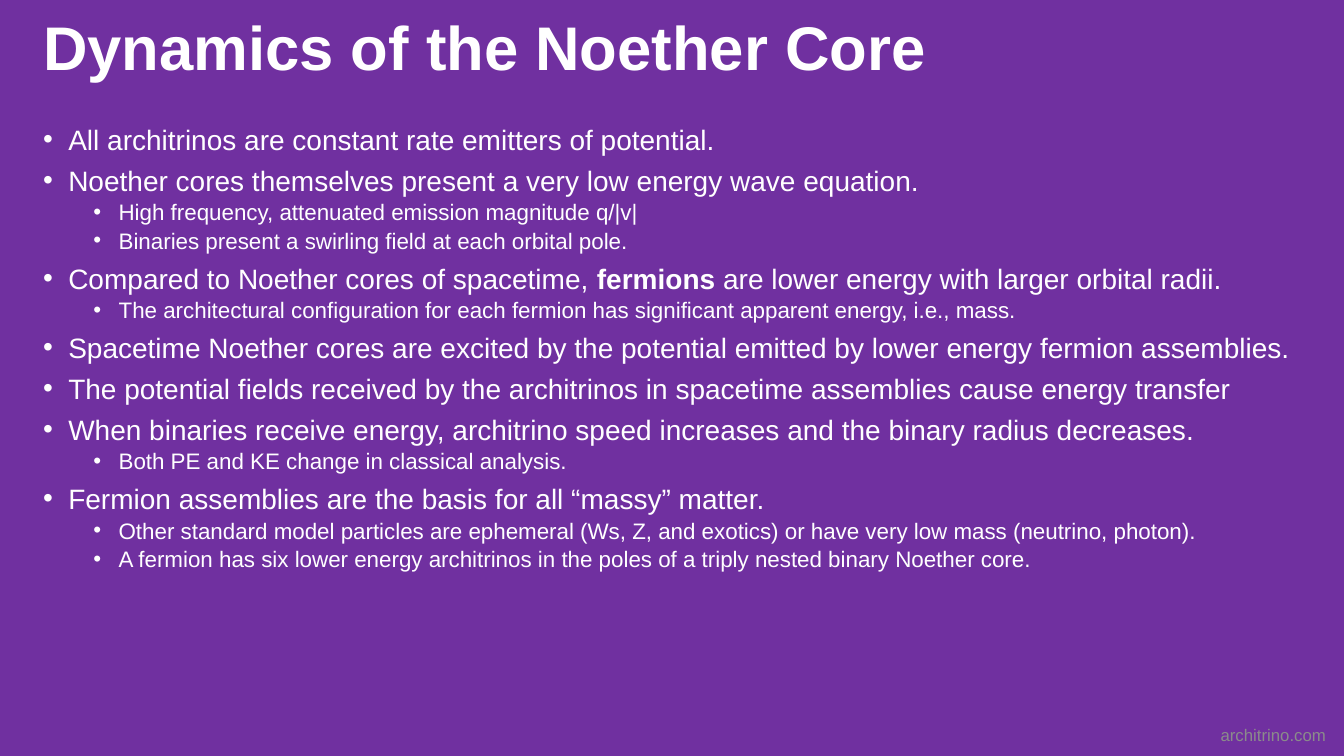
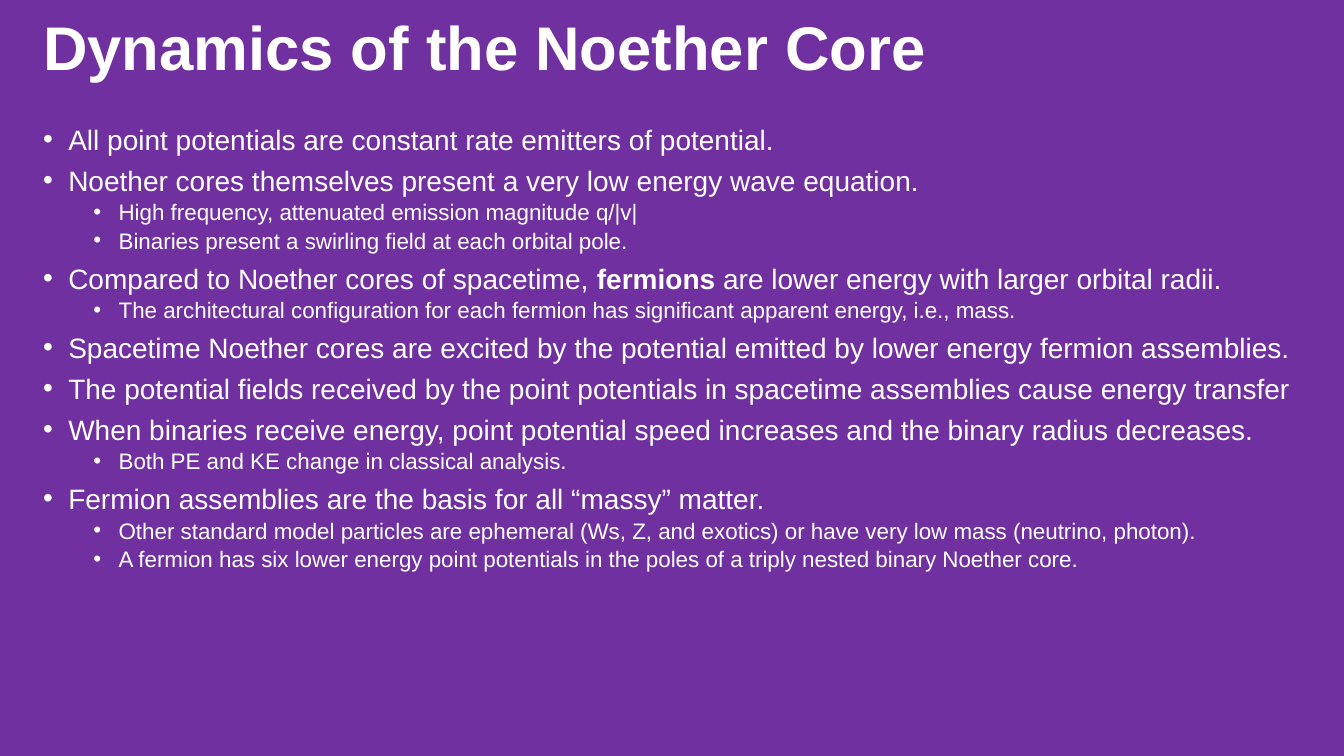
Before and after one commit to jmarkmorris/architrino, a slide deck: slide 14 of reference/archie/presentations/NPQG Assemblies - Noether Core.pptx. Drawn at 1344x756 pixels with LibreOffice and Linux fonts; fonts in the diff are those of the drawing. Boxes give left, top, right and bottom in pixels: in the first picture for what was removed or moved away, otherwise in the second. Text is boxed around its words. In the diff, an @@ line names an element or a change of style, - is before the commit and + after.

Commit message:
Refine noether braid taxonomy proof map

```diff
--- a/reference/archie/presentations/NPQG Assemblies - Noether Core.pptx
+++ b/reference/archie/presentations/NPQG Assemblies - Noether Core.pptx
@@ text at [68,129,774,155]: text changed @@
-• All architrinos are constant rate emitters of potential.
+• All point potentials are constant rate emitters of potential.
@@ text at [68,378,1289,445]: text changed @@
-• The potential fields received by the architrinos in spacetime assemblies cause energy transfer
-• When binaries receive energy, architrino speed increases and the binary radius decreases.
+• The potential fields received by the point potentials in spacetime assemblies cause energy transfer
+• When binaries receive energy, point potential speed increases and the binary radius decreases.
@@ text at [119,550,1078,572]: text changed @@
-  • A fermion has six lower energy architrinos in the poles of a triply nested binary Noether core.
+  • A fermion has six lower energy point potentials in the poles of a triply nested binary Noether core.
@@ text removed at [1221,729,1326,741] @@
-architrino.com
```
Also in this commit, not shown: 28 other slides changed, 6 other files.
